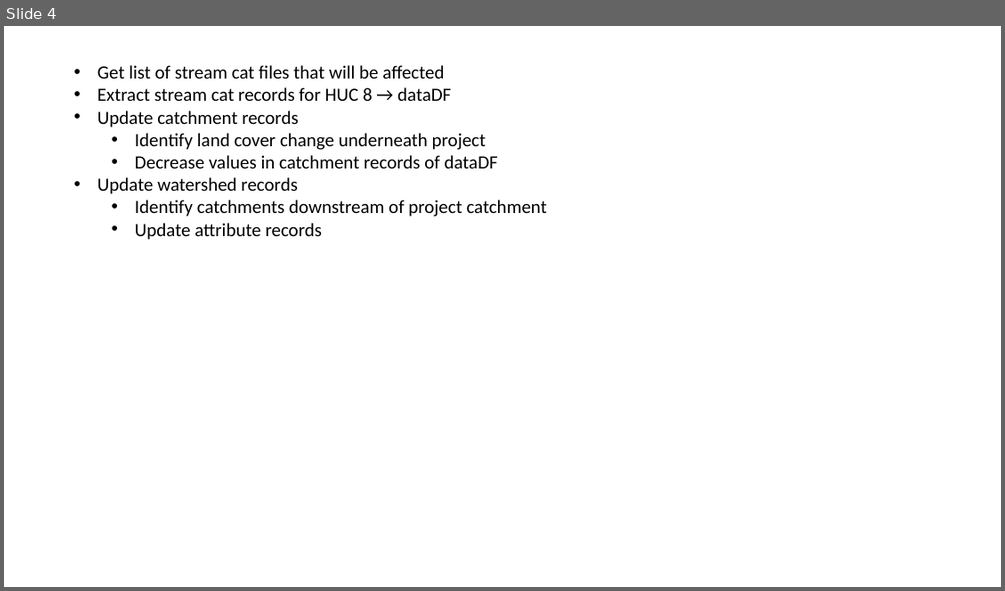
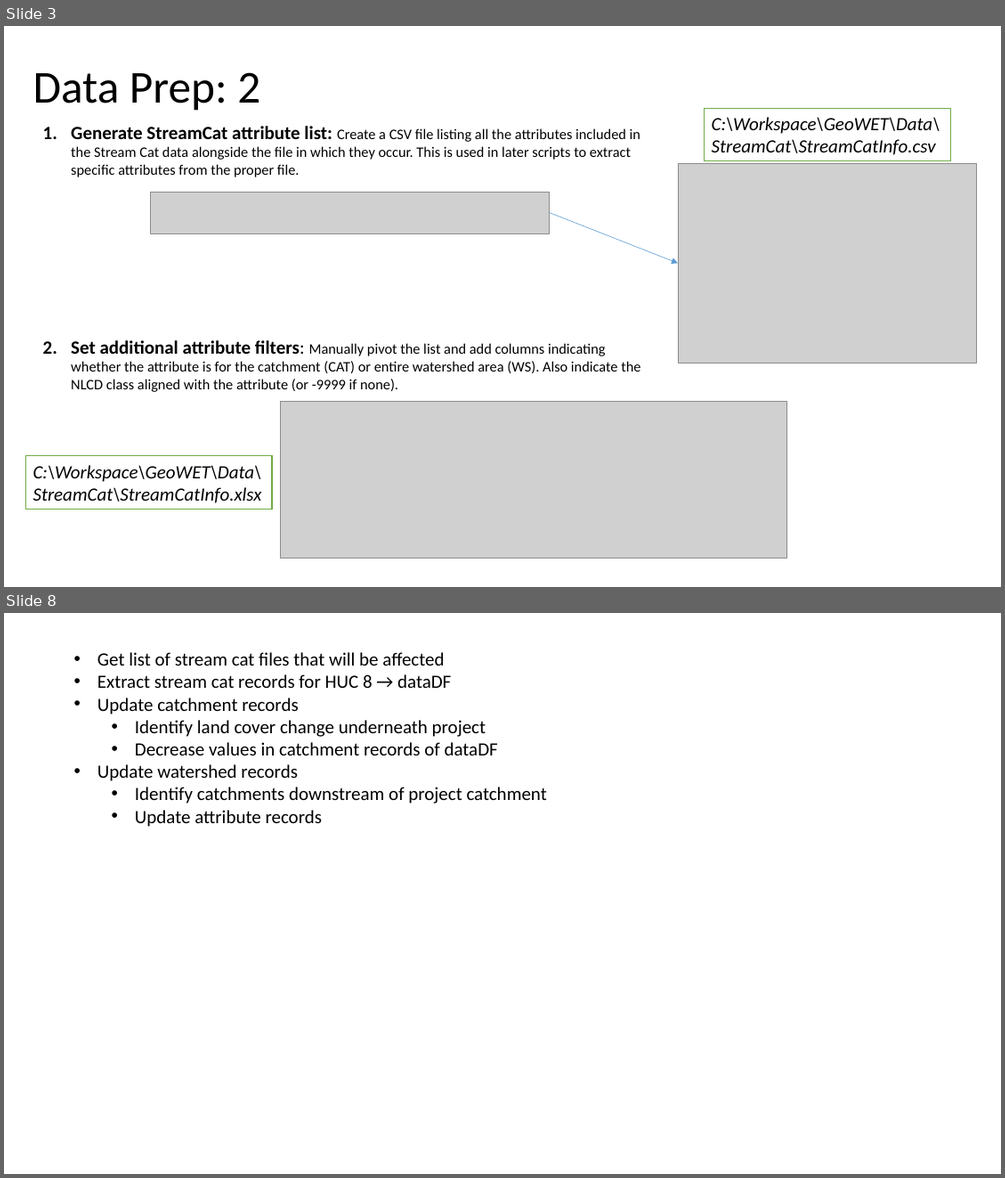
Before and after one commit to Duke-NSOE/GeoWET, a slide deck: Docs/ToolDesign.pptx. Shown one above the other, each under a label of ours: slide 4 before the commit, slides 3 and 8 after it; the slides between them are not shown. The pictures are 1005x591 and 1005x1178 pixels, drawn with LibreOffice and Linux fonts; fonts in the diff are those of the drawing; grey boxes stand for pictures. Boxes give left, top, right and bottom in pixels: in the first picture for what was removed or moved away, otherwise in the second. Text is boxed around its words. In the diff, an @@ line names an element or a change of style, - is before the commit and + after.

```diff
--- a/Docs/ToolDesign.pptx
+++ b/Docs/ToolDesign.pptx
@@ slide 3 added at [4,26,1001,587], background #FFFFFF @@
@@ text added at [33,72,260,111], 44 pt, text #000000 @@
+Data Prep: 2
@@ text added at [71,126,640,392], 14 pt, text #000000 @@
+1. Generate StreamCat attribute list: Create a CSV file listing all the attributes included in the Stream Cat data alongside the file in which they occur. This is used in later scripts to extract specific attributes from the proper file.
+2. Set additional attribute filters: Manually pivot the list and add columns indicating whether the attribute is for the catchment (CAT) or entire watershed area (WS). Also indicate the NLCD class aligned with the attribute (or -9999 if none).
@@ rectangle added at [704,108,951,161], fill #FFFFFF, outline #70AD47 1 pt, 18 pt, text #000000, italic @@
+C:\Workspace\GeoWET\Data\
+StreamCat\StreamCatInfo.csv
@@ picture added at [678,164,976,362] @@
@@ picture added at [150,192,550,234] @@
@@ arrow added from (550, 213) to (678, 263), #5B9BD5 0.5 pt @@
@@ picture added at [281,402,788,557] @@
@@ rectangle added at [25,456,273,509], fill #FFFFFF, outline #70AD47 1 pt, 18 pt, text #000000, italic @@
+C:\Workspace\GeoWET\Data\
+StreamCat\StreamCatInfo.xlsx
@@ what was slide 4 is now slide 8 @@
```
Also in this commit, not shown: 3 slides changed, 3 other slides added.
